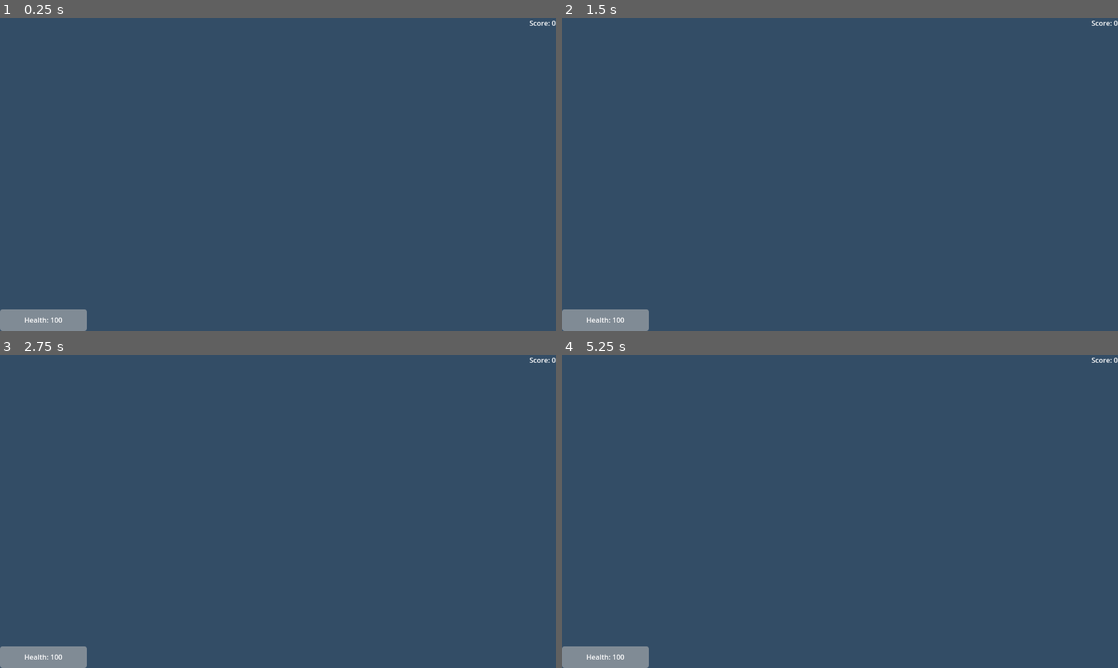
Above: before the commit, frames 1-4 (two rows, left to right).
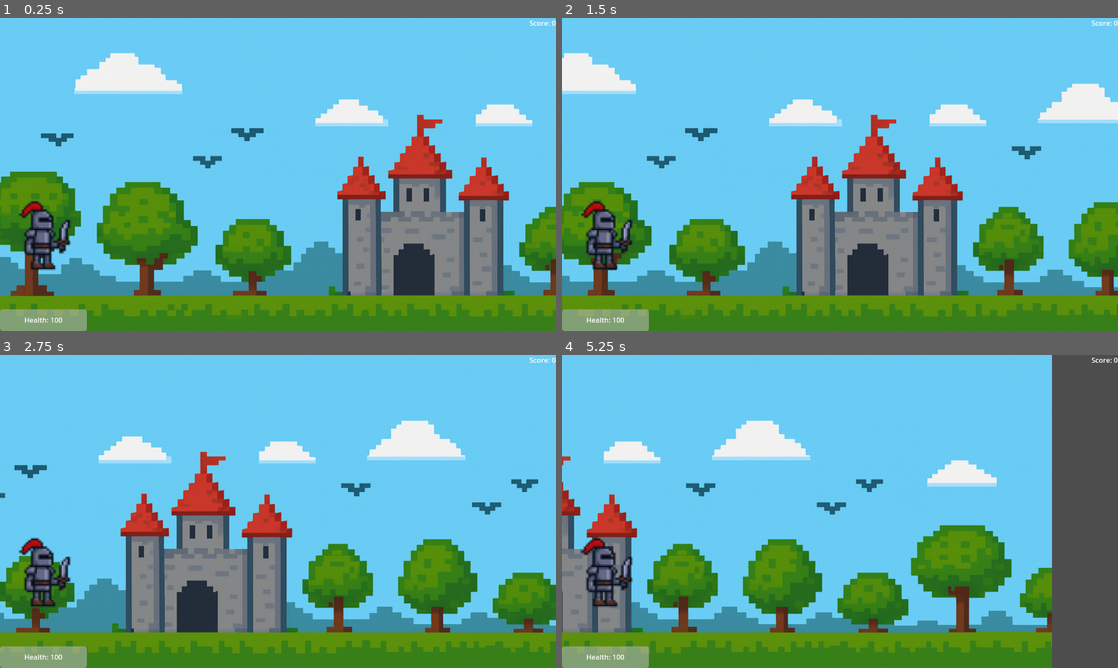
Above: after the commit, the same moments.

Repository: IlyaKukarkin/streamforge
Game: Godot game, scene res://scenes/Game.tscn
Two runs of this game, one before a commit and one after it. Both use one fixed random seed, a clock stepped at 60 frames per second and the inputs below.
Inputs:
- Up to frame 1 (0.25 s): no input
- Up to frame 2 (1.5 s): tap Enter (ui_accept) at 0.5, 0.77 s
- Up to frame 3 (2.75 s): tap Enter (ui_accept) at 1.52 s
- Up to frame 4 (5.25 s): tap Enter (ui_accept) at 3.02, 3.77, 4.52 s

The runs differ from the first frame. In frame 1, 98% of the frame differs, in the area x 0-100%, y 0-100%; in frame 2, 98%; in frame 3, 98%; in frame 4, 99%.

Commit message:
feat: Add background image and scrolling functionality; update related scenes and scripts

Diff:
--- a/game/scenes/Dragon.tscn
+++ b/game/scenes/Dragon.tscn
@@ -1,7 +1,7 @@
 [gd_scene load_steps=5 format=3 uid="uid://dad4k8n7q2p5m"]
 
 [ext_resource type="Script" uid="uid://b8xtogfk4oow6" path="res://scripts/enemy.gd" id="1_5m2x8"]
-[ext_resource type="Texture2D" path="res://assets/dragon.svg" id="2_yknt0"]
+[ext_resource type="Texture2D" uid="uid://cmykvfictpvw" path="res://assets/dragon.png" id="2_yknt0"]
 
 [sub_resource type="RectangleShape2D" id="RectangleShape2D_dragon"]
 size = Vector2(80, 80)
@@ -21,7 +21,6 @@
 
 [node name="Sprite2D" type="Sprite2D" parent="."]
 modulate = Color(0.6, 0.1, 0.1, 1)
-scale = Vector2(0.003, 0.003)
 texture = ExtResource("2_yknt0")
 
 [node name="CollisionShape2D" type="CollisionShape2D" parent="."]
--- a/game/scenes/Enemy.tscn
+++ b/game/scenes/Enemy.tscn
@@ -1,7 +1,7 @@
 [gd_scene load_steps=5 format=3 uid="uid://bq8x7j2k4m5oa"]
 
 [ext_resource type="Script" uid="uid://b8xtogfk4oow6" path="res://scripts/enemy.gd" id="1_5m2x8"]
-[ext_resource type="Texture2D" path="res://assets/enemy.svg" id="2_55jtl"]
+[ext_resource type="Texture2D" uid="uid://7phs1qc1rwbj" path="res://assets/enemy.png" id="2_55jtl"]
 
 [sub_resource type="RectangleShape2D" id="RectangleShape2D_2y7k3"]
 size = Vector2(48, 48)
@@ -15,7 +15,6 @@
 [node name="Sprite2D" type="Sprite2D" parent="."]
 modulate = Color(1, 0.5, 0.5, 1)
 z_index = 1
-scale = Vector2(0.003, 0.003)
 texture = ExtResource("2_55jtl")
 
 [node name="CollisionShape2D" type="CollisionShape2D" parent="."]
--- a/game/scenes/Game.tscn
+++ b/game/scenes/Game.tscn
@@ -1,8 +1,10 @@
-[gd_scene load_steps=4 format=3 uid="uid://b6yqx8xj4x2tc"]
+[gd_scene load_steps=6 format=3 uid="uid://b6yqx8xj4x2tc"]
 
 [ext_resource type="Script" uid="uid://ls05ae3714xo" path="res://scripts/game_manager.gd" id="1_0xb8m"]
 [ext_resource type="PackedScene" uid="uid://c7yhx8m5x3pq1" path="res://scenes/Knight.tscn" id="2_8v7xk"]
+[ext_resource type="Texture2D" uid="uid://dg75as7fo0k6f" path="res://assets/background.png" id="2_78awf"]
 [ext_resource type="Script" uid="uid://dnf3iujfc7hit" path="res://scripts/enemy_spawner.gd" id="3_h9x2l"]
+[ext_resource type="Script" uid="uid://mk172ovc1xfx" path="res://scripts/background.gd" id="3_s0nni"]
 
 [node name="Game" type="Node2D"]
 script = ExtResource("1_0xb8m")
@@ -10,18 +12,15 @@
 [node name="Camera2D" type="Camera2D" parent="."]
 position = Vector2(640, 360)
 
-[node name="Background" type="ColorRect" parent="."]
-anchors_preset = 15
-anchor_right = 1.0
-anchor_bottom = 1.0
-offset_right = 1280.0
-offset_bottom = 720.0
-color = Color(0.2, 0.3, 0.4, 1)
+[node name="Background" type="Sprite2D" parent="."]
+position = Vector2(1090, 360)
+texture = ExtResource("2_78awf")
+script = ExtResource("3_s0nni")
 
 [node name="Knight" parent="." instance=ExtResource("2_8v7xk")]
 z_index = 1
 position = Vector2(100, 500)
-scale = Vector2(0.003, 0.003)
+scale = Vector2(3, 3)
 
 [node name="EnemySpawner" type="Node2D" parent="."]
 position = Vector2(1400, 0)
--- a/game/scenes/Knight.tscn
+++ b/game/scenes/Knight.tscn
@@ -1,7 +1,7 @@
 [gd_scene load_steps=4 format=3 uid="uid://c7yhx8m5x3pq1"]
 
 [ext_resource type="Script" uid="uid://bu1xranhu45ae" path="res://scripts/knight.gd" id="1_7x9v2"]
-[ext_resource type="Texture2D" path="res://assets/knight.svg" id="2_2c1kk"]
+[ext_resource type="Texture2D" uid="uid://cnfbcobqyntwc" path="res://assets/knight.png" id="2_2c1kk"]
 
 [sub_resource type="RectangleShape2D" id="RectangleShape2D_1x8k9"]
 size = Vector2(64, 64)
--- /dev/null
+++ b/game/scripts/background.gd
@@ -0,0 +1,9 @@
+extends Sprite2D
+
+@export var scroll_speed: float = 200.0
+
+func _process(delta: float) -> void:
+	position.x -= scroll_speed * delta
+	# Loop background if it goes off screen
+	if position.x < -texture.get_width() * scale.x / 2:
+		position.x += texture.get_width() * scale.x
--- a/game/scripts/knight.gd
+++ b/game/scripts/knight.gd
@@ -78,16 +78,13 @@
 	if Input.is_action_just_pressed("ui_accept") or Input.is_action_just_pressed("attack"):
 		_try_attack()
 
-func _handle_movement(delta):
+func _handle_movement(_delta: float) -> void:
 	"""Knight remains stationary; background and obstacles scroll to create movement illusion"""
-	# No movement for knight; velocity is zero
 	velocity = Vector2.ZERO
-	# Background and obstacles should be moved by the game manager or scene to create the illusion of movement
-	# Ensure sprite faces right
 	if sprite:
 		sprite.scale.x = abs(sprite.scale.x)
 
-func _try_attack() -> void:
+func _try_attack():
 	"""Attempt to perform an attack"""
 	if attack_cooldown > 0 or is_attacking:
 		return
@@ -102,27 +99,25 @@
 	# Check for enemies in attack range
 	_check_attack_hits()
 
-func _check_attack_hits() -> void:
+func _check_attack_hits():
 	"""Check for enemies hit by the attack"""
 	if not attack_area:
 		return
 
-	var bodies: Array = attack_area.get_overlapping_bodies()
+	var bodies = attack_area.get_overlapping_bodies()
 	for body in bodies:
-		if body is Node2D and body != self and "take_damage" in body:
+		if body.has_method("take_damage") and body != self:
 			_attack_enemy(body)
 
-func _attack_enemy(enemy: Node2D) -> void:
+func _attack_enemy(enemy: Node2D):
 	"""Deal damage to an enemy"""
-	var damage: int = Combat.calculate_knight_damage(self)
-	var enemy_position: Vector2 = enemy.global_position
+	var damage = Combat.calculate_knight_damage(self)
+	var enemy_position = enemy.global_position
 
 	print("[Knight] Dealing ", damage, " damage to enemy at ", enemy_position)
 
 	# Apply damage
-	var enemy_died: bool = false
-	if "take_damage" in enemy:
-		enemy_died = enemy.take_damage(damage)
+	var enemy_died = enemy.take_damage(damage)
 
 	# Create damage visual feedback
 	Combat.create_damage_number(damage, enemy_position)
@@ -134,7 +129,7 @@
 	if enemy_died:
 		enemy_killed.emit(enemy_position, enemy.get("enemy_type"))
 
-func _update_attack_area_visibility() -> void:
+func _update_attack_area_visibility():
 	"""Update visual feedback for attack area"""
 	if not attack_area:
 		return
@@ -143,10 +138,10 @@
 	# The attack area collision remains active
 	pass
 
-func _check_screen_boundaries() -> void:
+func _check_screen_boundaries():
 	"""Keep knight within screen boundaries"""
-	var screen_size: Vector2 = get_viewport_rect().size
-	var margin: float = 32.0  # Keep knight 32 pixels from edge
+	var screen_size = get_viewport_rect().size
+	var margin = 32.0  # Keep knight 32 pixels from edge
 
 	# Keep knight within horizontal bounds
 	if global_position.x < margin:
@@ -160,7 +155,7 @@
 	elif global_position.y > screen_size.y - margin:
 		global_position.y = screen_size.y - margin
 
-func _on_attack_area_body_entered(body: Node2D) -> void:
+func _on_attack_area_body_entered(body: Node2D):
 	"""Handle enemy entering attack range (only used during active attack)"""
 	if is_attacking and body.has_method("take_damage") and body != self:
 		_attack_enemy(body)
@@ -187,9 +182,9 @@
 
 	return false
 
-func heal(amount: int) -> void:
+func heal(amount: int):
 	"""Restore health"""
-	var old_health: int = health
+	var old_health = health
 	health = min(max_health, health + amount)
 
 	if health != old_health:
@@ -197,23 +192,23 @@
 		health_changed.emit(health, max_health)
 		_update_heal_feedback()
 
-func _update_damage_feedback() -> void:
+func _update_damage_feedback():
 	"""Visual feedback for taking damage"""
 	# Flash red briefly
 	if sprite:
-		var tween: Tween = create_tween()
+		var tween = create_tween()
 		tween.tween_property(sprite, "modulate", Color.RED, 0.1)
 		tween.tween_property(sprite, "modulate", Color.WHITE, 0.1)
 
-func _update_heal_feedback() -> void:
+func _update_heal_feedback():
 	"""Visual feedback for healing"""
 	# Flash green briefly
 	if sprite:
-		var tween: Tween = create_tween()
+		var tween = create_tween()
 		tween.tween_property(sprite, "modulate", Color.GREEN, 0.2)
 		tween.tween_property(sprite, "modulate", Color.WHITE, 0.2)
 
-func _handle_death() -> void:
+func _handle_death():
 	"""Handle knight death"""
 	print("[Knight] Knight has died!")
 	knight_died.emit()
@@ -223,12 +218,12 @@
 
 	# Visual death effect
 	if sprite:
-		var tween: Tween = create_tween()
+		var tween = create_tween()
 		tween.tween_property(sprite, "modulate", Color(1, 1, 1, 0.3), 1.0)
 		tween.tween_property(sprite, "scale", Vector2.ZERO, 1.0)
 
 # Boost management
-func apply_speed_boost(multiplier: float) -> void:
+func apply_speed_boost(multiplier: float):
 	"""Apply speed boost with given multiplier"""
 	speed_boost_multiplier = multiplier
 	speed_boost_active = true
@@ -238,14 +233,14 @@
 	if sprite:
 		sprite.modulate = Color(0.5, 0.5, 1.5)  # Blue tint
 
-func remove_speed_boost() -> void:
+func remove_speed_boost():
 	"""Remove active speed boost"""
 	speed_boost_active = false
 	speed_boost_multiplier = 1.0
 	_update_speed()
 	_reset_sprite_color()
 
-func apply_damage_boost(multiplier: float) -> void:
+func apply_damage_boost(multiplier: float):
 	"""Apply damage boost with given multiplier"""
 	damage_boost_multiplier = multiplier
 	damage_boost_active = true
@@ -255,14 +250,14 @@
 	if sprite:
 		sprite.modulate = Color(1.5, 0.5, 0.5)  # Red tint
 
-func remove_damage_boost() -> void:
+func remove_damage_boost():
 	"""Remove active damage boost"""
 	damage_boost_active = false
 	damage_boost_multiplier = 1.0
 	_update_damage()
 	_reset_sprite_color()
 
-func apply_shield(enabled: bool) -> void:
+func apply_shield(enabled: bool):
 	"""Apply or remove shield protection"""
 	is_shielded = enabled
 
@@ -273,19 +268,19 @@
 		else:
 			_reset_sprite_color()
 
-func _update_speed() -> void:
+func _update_speed():
 	"""Recalculate current speed based on boosts"""
 	current_speed = base_speed
 	if speed_boost_active:
 		current_speed *= speed_boost_multiplier
 
-func _update_damage() -> void:
+func _update_damage():
 	"""Recalculate current damage based on boosts"""
 	current_damage = base_damage
 	if damage_boost_active:
 		current_damage = int(current_damage * damage_boost_multiplier)
 
-func _reset_sprite_color() -> void:
+func _reset_sprite_color():
 	"""Reset sprite to default color"""
 	if sprite:
 		# Check for active boosts to maintain their colors
@@ -311,7 +306,7 @@
 	"""Get knight's current position"""
 	return global_position
 
-func reset_knight() -> void:
+func reset_knight():
 	"""Reset knight to initial state (for game restart)"""
 	health = max_health
 	current_speed = base_speed
--- a/game/scripts/ui/boost-timer.gd
+++ b/game/scripts/ui/boost-timer.gd
@@ -166,14 +166,14 @@
 func set_boost_manager(manager: BoostManager):
 	"""Manually set boost manager reference"""
 	if boost_manager:
-		if boost_manager.boost_started.is_connected(_on_boost_started, self):
-			boost_manager.boost_started.disconnect(_on_boost_started, self)
-		if boost_manager.boost_expired.is_connected(_on_boost_expired, self):
-			boost_manager.boost_expired.disconnect(_on_boost_expired, self)
-		if boost_manager.boost_time_updated.is_connected(_on_boost_time_updated, self):
-			boost_manager.boost_time_updated.disconnect(_on_boost_time_updated, self)
+		if boost_manager.boost_started.is_connected(_on_boost_started):
+			boost_manager.boost_started.disconnect(_on_boost_started)
+		if boost_manager.boost_expired.is_connected(_on_boost_expired):
+			boost_manager.boost_expired.disconnect(_on_boost_expired)
+		if boost_manager.boost_time_updated.is_connected(_on_boost_time_updated):
+			boost_manager.boost_time_updated.disconnect(_on_boost_time_updated)
 	boost_manager = manager
 	if boost_manager:
-		boost_manager.boost_started.connect(_on_boost_started, self)
-		boost_manager.boost_expired.connect(_on_boost_expired, self)
-		boost_manager.boost_time_updated.connect(_on_boost_time_updated, self)
+		boost_manager.boost_started.connect(_on_boost_started)
+		boost_manager.boost_expired.connect(_on_boost_expired)
+		boost_manager.boost_time_updated.connect(_on_boost_time_updated)
Binary file added: game/assets/background.png
Not shown, added: game/assets/background.png.import
Not shown, added: game/scripts/background.gd.uid
